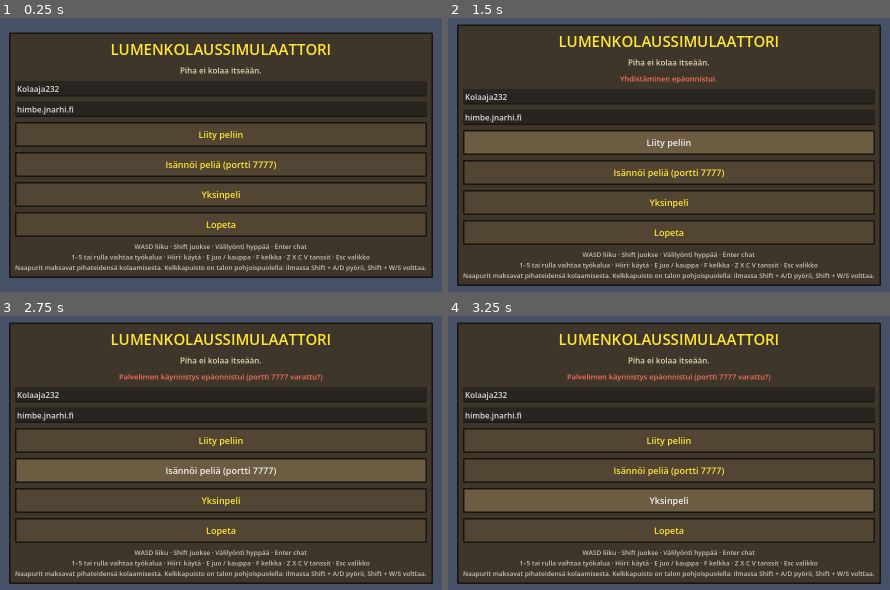
Above: before the commit, frames 1-4 (two rows, left to right).
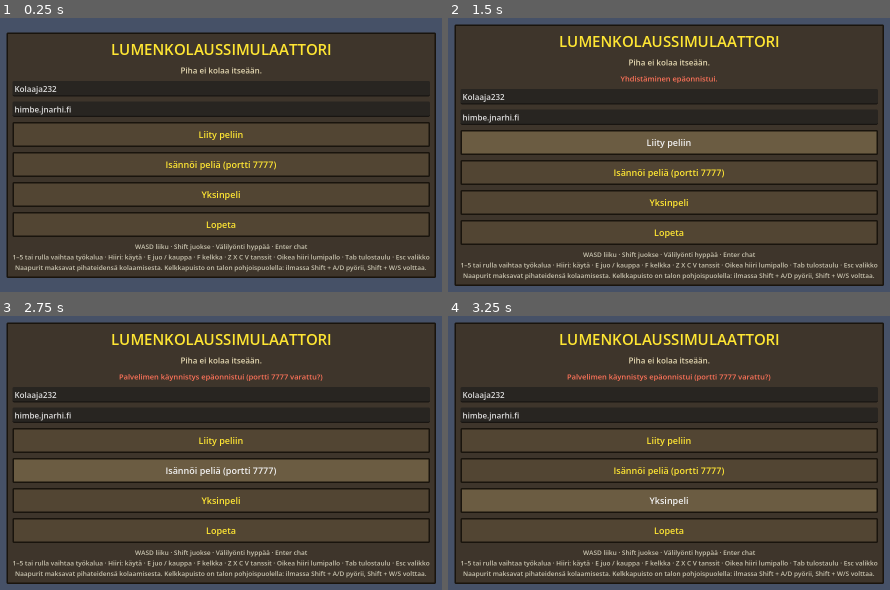
Above: after the commit, the same moments.

Repository: Naarhi/lumenkolaussimulaattori
Game: Godot game, scene res://scenes/main.tscn
The game is run twice, just before and just after one commit, with the same random seed, the same clock (stepped at 60 frames per second) and the same inputs.
Inputs:
- Up to frame 1 (0.25 s): no input
- Up to frame 2 (1.5 s): click "Liity peliin" at 0.5 s; click "Liity peliin" at 1.25 s
- Up to frame 3 (2.75 s): click "Isännöi peliä (portti 7777)" at 2 s
- Up to frame 4 (3.25 s): click "Yksinpeli" at 2.75 s

The runs differ from the first frame. In frame 1, 5.0% of the frame differs, in the area x 1-99%, y 5-95%; in frame 2, 5.4%, in the area x 1-99%, y 2-98%; in frame 3, 5.1%; in frame 4, 5.1%.

Commit message:
Lumipallosota ja kylän tulostaulu
Oikea hiiri heittää lumipallon; palvelin laskee osumat, osuma valkaisee ruudun ja tönäisee.
Tab näyttää paikalla olevat kolaajat, tasot, kelkkaennätykset ja tarinan vaiheet.

Co-Authored-By: Claude Opus 5.5 (1M context) <noreply@anthropic.com>
Claude-Session: https://claude.ai/code/session_01VpyirFkfgfmF8FF5pAepcW

Diff:
--- a/scripts/hud.gd
+++ b/scripts/hud.gd
@@ -30,6 +30,8 @@
 var _carry_label: Label
 var _popup: Label
 var _quest_title: Label
+var _scores: PanelContainer
+var _scores_grid: GridContainer
 var _quest_task: Label
 var _tool_labels: Array[Label] = []
 var _hint: Label
@@ -141,7 +143,7 @@
 	box.add_child(_button("Yksinpeli", func(): _main().start_singleplayer()))
 	box.add_child(_button("Lopeta", func(): get_tree().quit()))
 
-	var help := _label("WASD liiku · Shift juokse · Välilyönti  …(75 unchanged characters)… / kauppa · F kelkka · Z X C V tanssit · Esc valikko\nNaapurit maksavat pihateide …(134 unchanged characters)…
+	var help := _label("WASD liiku · Shift juokse · Välilyönti  …(75 unchanged characters)… / kauppa · F kelkka · Z X C V tanssit · Oikea hiiri lumipallo · Tab tulostaulu · Esc valikko\nNaapurit maksavat pihateide …(134 unchanged characters)…
 	help.horizontal_alignment = HORIZONTAL_ALIGNMENT_CENTER
 	box.add_child(help)
 
@@ -385,6 +387,14 @@
 
 
 func _input(event: InputEvent) -> void:
+	# Tab pohjassa näyttää kylän tulostaulun.
+	if _game.visible and event is InputEventKey and event.physical_keycode == KEY_TAB and not event.echo and not typing:
+		if event.pressed:
+			_main().request_scores()
+		elif _scores:
+			_scores.visible = false
+		get_viewport().set_input_as_handled()
+		return
 	if not _game.visible or not (event is InputEventKey) or not event.pressed or event.echo:
 		return
 	if not typing and not paused and shop < 0 and event.physical_keycode in [KEY_ENTER, KEY_KP_ENTER, KEY_T]:
@@ -560,6 +570,49 @@
 	_chat_input.visible = false
 
 
+## Tulostaulun rivit: [nimi, taso, kelkkaennätys, tarinan vaihe, vaiheita].
+func show_scores(rows: Array) -> void:
+	if _scores == null:
+		_scores = PanelContainer.new()
+		_scores.add_theme_stylebox_override("panel", _osrs_box())
+		_scores.set_anchors_preset(Control.PRESET_CENTER_TOP)
+		_scores.grow_horizontal = Control.GROW_DIRECTION_BOTH
+		_scores.position.y = 120
+		_scores.mouse_filter = Control.MOUSE_FILTER_IGNORE
+		_game.add_child(_scores)
+		var box := VBoxContainer.new()
+		_scores.add_child(box)
+		var title := _label("Kylän tulostaulu", 24, OSRS_YELLOW)
+		title.horizontal_alignment = HORIZONTAL_ALIGNMENT_CENTER
+		box.add_child(title)
+		_scores_grid = GridContainer.new()
+		_scores_grid.columns = 4
+		_scores_grid.add_theme_constant_override("h_separation", 28)
+		box.add_child(_scores_grid)
+	for child in _scores_grid.get_children():
+		child.queue_free()
+	for h in ["Kolaaja", "Kolaus-taso", "Kelkkaennätys", "Tarina"]:
+		_scores_grid.add_child(_label(h, 16, Color(0.75, 0.75, 0.7)))
+	for r in rows:
+		_scores_grid.add_child(_label(str(r[0]), 17, Color.WHITE))
+		_scores_grid.add_child(_label(str(r[1]), 17, OSRS_YELLOW))
+		_scores_grid.add_child(_label("%d p" % r[2] if r[2] > 0 else "-", 17, Color(0.6, 0.85, 1.0)))
+		_scores_grid.add_child(_label("%d/%d" % [r[3], r[4]], 17, Color(0.6, 1.0, 0.5)))
+	_scores.visible = true
+
+
+## Lumipallo osui: ruutu valkenee hetkeksi.
+func splat() -> void:
+	var s := ColorRect.new()
+	s.color = Color(0.97, 0.98, 1.0, 0.85)
+	s.set_anchors_preset(Control.PRESET_FULL_RECT)
+	s.mouse_filter = Control.MOUSE_FILTER_IGNORE
+	_game.add_child(s)
+	var tween := create_tween()
+	tween.tween_property(s, "color:a", 0.0, 1.2)
+	tween.tween_callback(s.queue_free)
+
+
 func set_quest(title: String, task: String) -> void:
 	_quest_title.text = "Tehtävä: " + title
 	_quest_task.text = task
--- a/scripts/main.gd
+++ b/scripts/main.gd
@@ -10,6 +10,7 @@
 const WorkersScript := preload("res://scripts/workers.gd")
 const Kelkkapuisto := preload("res://scripts/kelkkapuisto.gd")
 const StoryScript := preload("res://scripts/story.gd")
+const SnowballsScript := preload("res://scripts/snowballs.gd")
 const Kylalaiset := preload("res://scripts/kylalaiset.gd")
 
 const SHOVEL_REACH := 1.1
@@ -42,6 +43,7 @@
 var neighbours
 var workers
 var story
+var snowballs
 ## Asiakas: oman tarinan vaihe.
 var story_step := 0
 ## Asiakas: omat palkatut duunarit (ITEMS-tunnisteet).
@@ -81,6 +83,7 @@
 var _stunt_at := {}
 ## Asiakas: viimeisin oma temppu (autotesti).
 var last_stunt := ""
+var last_scores := []
 var _regen_timer := 0.0
 
 # Testiajo
@@ -104,6 +107,9 @@
 	story = StoryScript.new()
 	story.name = "Tarina"
 	add_child(story)
+	snowballs = SnowballsScript.new()
+	snowballs.name = "Lumipallot"
+	add_child(snowballs)
 	if not dedicated:
 		scenery = Pihapiiri.build(self, snow)
 		add_child(Kylalaiset.new())
@@ -420,6 +426,31 @@
 	hired = items
 	if not dedicated and hud.shop >= 0:
 		hud._fill_shop()
+
+
+func request_scores() -> void:
+	srv_scores.rpc_id(1)
+
+
+@rpc("any_peer", "call_local", "reliable")
+func srv_scores() -> void:
+	if not multiplayer.is_server():
+		return
+	var sender := multiplayer.get_remote_sender_id()
+	if sender == 0:
+		sender = multiplayer.get_unique_id()
+	var rows := []
+	for peer in _names:
+		rows.append([_names[peer], Skills.level_for_xp(_xp.get(peer, 0)), _stunt_best.get(peer, 0), story.step_of(peer), StoryScript.STEPS.size()])
+	rows.sort_custom(func(a, b): return a[1] > b[1] or (a[1] == b[1] and a[2] > b[2]))
+	_cl_scores.rpc_id(sender, rows)
+
+
+@rpc("authority", "call_local", "reliable")
+func _cl_scores(rows: Array) -> void:
+	last_scores = rows
+	if not dedicated:
+		hud.show_scores(rows)
 
 
 func story_changed(peer: int) -> void:
@@ -941,6 +972,9 @@
 	var dance_ok := true
 	if Net.cli.has("tanssi"):
 		dance_ok = await _autotest_dance(me)
+	var snowball_ok := true
+	if Net.cli.has("lumipallo") and multiplayer.is_server():
+		snowball_ok = await _autotest_snowball(me)
 	var story_ok := true
 	if Net.cli.has("tarina") and multiplayer.is_server():
 		story_ok = await _autotest_story()
@@ -973,6 +1007,8 @@
 			me.start_emote(int(Net.cli["emote"]))
 		if Net.cli.has("ride") and not me.riding:
 			me.toggle_riding()
+		if Net.cli.has("tulostaulu"):
+			request_scores()
 		if Net.cli.has("pause"):
 			hud._open_pause()
 		if Net.cli.has("event") and multiplayer.is_server():
@@ -988,7 +1024,7 @@
 		image.save_png(Net.cli["screenshot"])
 		print("AUTOTEST kuvakaappaus " + Net.cli["screenshot"])
 	me.force_active = false
-	var ok: bool = jallu_ok and economy_ok and sled_ok and moose_ok and dance_ok and truck_ok and workers_ok and stunt_ok and story_ok and depth_after < depth_before and (hud.xp > 0 or tool == Tools.SUOLA)
+	var ok: bool = jallu_ok and economy_ok and sled_ok and moose_ok and dance_ok and truck_ok and workers_ok and stunt_ok and story_ok and snowball_ok and depth_after < depth_before and (hud.xp > 0 or tool == Tools.SUOLA)
 	print("AUTOTEST " + ("OK" if ok else "FAIL"))
 	get_tree().quit(0 if ok else 1)
 
@@ -1059,6 +1095,36 @@
 	return hired_ok and moved > 0 and piled > 0 and wage_ok and fired
 
 
+## Heitä lumipallo nuken päälle ja katso, että palvelin laskee osuman.
+func _autotest_snowball(me) -> bool:
+	me.global_position = Vector3(0, 0.05, 0)
+	me.rotation.y = 0.0
+	me.head.rotation.x = 0.0
+	var dummy := Node3D.new()
+	dummy.name = "424242"
+	add_child(dummy)
+	snowballs.test_targets = [dummy]
+	dummy.global_position = Vector3(0, 0.05, -6.0)
+	await get_tree().create_timer(0.2).timeout
+	snowballs.throw(me.camera)
+	await get_tree().create_timer(1.0).timeout
+	var hit: bool = snowballs.last_hit == [multiplayer.get_unique_id(), 424242]
+	# Toinen heitto ohi nuken: osumaa ei tule ja pallo putoaa maahan.
+	snowballs.last_hit = []
+	me.rotation.y = PI * 0.5
+	await get_tree().create_timer(0.6).timeout
+	snowballs.throw(me.camera)
+	await get_tree().create_timer(3.5).timeout
+	var miss: bool = snowballs.last_hit.is_empty() and snowballs._balls.is_empty()
+	snowballs.test_targets = []
+	dummy.queue_free()
+	request_scores()
+	await get_tree().create_timer(0.3).timeout
+	var scores: bool = last_scores.size() == 1 and last_scores[0][0] == _names[multiplayer.get_unique_id()]
+	print("AUTOTEST Lumipallo: osui %s, ohi meni siististi %s, tulostaulu %s" % [hit, miss, scores])
+	return hit and miss and scores
+
+
 func _story_rewards(from_step: int, to_step: int) -> int:
 	var total := 0
 	for i in range(from_step, to_step):
--- a/scripts/net.gd
+++ b/scripts/net.gd
@@ -64,6 +64,11 @@
 		var click := InputEventMouseButton.new()
 		click.button_index = MOUSE_BUTTON_LEFT
 		InputMap.action_add_event("kolaa", click)
+	if not InputMap.has_action("heita"):
+		InputMap.add_action("heita")
+		var right := InputEventMouseButton.new()
+		right.button_index = MOUSE_BUTTON_RIGHT
+		InputMap.action_add_event("heita", right)
 
 
 func _add_keys(action: String, keys: Array) -> void:
--- a/scripts/player.gd
+++ b/scripts/player.gd
@@ -309,6 +309,8 @@
 			Input.mouse_mode = Input.MOUSE_MODE_CAPTURED
 		elif tool == Tools.LAPIO and not riding:
 			request_shovel()
+	elif event.is_action_pressed("heita") and Input.mouse_mode == Input.MOUSE_MODE_CAPTURED:
+		_main().snowballs.throw(camera)
 	elif event is InputEventKey and event.pressed and not event.echo and event.physical_keycode == KEY_E:
 		interact()
 	elif event is InputEventKey and event.pressed and not event.echo and event.physical_keycode == KEY_F:
--- /dev/null
+++ b/scripts/snowballs.gd
@@ -0,0 +1,161 @@
+extends Node
+## Lumipallosota: oikea hiiren nappi heittää lumipallon. Palvelin lennättää pallot ja päättää osumista,
+## asiakkaat piirtävät saman lentoradan itse.
+
+const Kelkkapuisto := preload("res://scripts/kelkkapuisto.gd")
+
+const THROW_SPEED := 17.0
+const GRAVITY := 9.8
+const HIT_RADIUS := 0.55
+const LIFETIME := 3.0
+const COOLDOWN := 0.45
+
+## Palvelin: {id: {"from", "pos", "vel", "age"}}. Asiakkaat: {id: {"node", "vel", "age"}}.
+var _balls := {}
+var _visuals := {}
+var _next_id := 1
+var _last_throw := {}
+var _cooldown := 0.0
+## Palvelin: viimeisin osuma [heittäjä, kohde] (autotesti).
+var last_hit := []
+## Autotestin maalitaulut (Node3D, nimenä tunniste) pelaajien lisäksi.
+var test_targets := []
+
+
+## Asiakas: heitä pallo katseen suuntaan.
+func throw(camera: Camera3D) -> void:
+	if _cooldown > 0.0:
+		return
+	_cooldown = COOLDOWN
+	var dir := -camera.global_transform.basis.z
+	srv_throw.rpc_id(1, camera.global_position + dir * 0.5, dir)
+
+
+@rpc("any_peer", "call_local", "reliable")
+func srv_throw(origin: Vector3, dir: Vector3) -> void:
+	if not multiplayer.is_server():
+		return
+	var sender := multiplayer.get_remote_sender_id()
+	if sender == 0:
+		sender = multiplayer.get_unique_id()
+	var player = get_parent().players.get_node_or_null(str(sender))
+	var now := Time.get_ticks_msec() / 1000.0
+	if player == null or origin.distance_to(player.global_position) > 3.0 or now - _last_throw.get(sender, -10.0) < COOLDOWN * 0.8:
+		return
+	_last_throw[sender] = now
+	var vel := dir.normalized() * THROW_SPEED + Vector3(0, 2.0, 0)
+	var id := _next_id
+	_next_id += 1
+	_balls[id] = {"from": sender, "pos": origin, "vel": vel, "age": 0.0}
+	_cl_ball.rpc(id, origin, vel)
+
+
+func _physics_process(delta: float) -> void:
+	_cooldown = maxf(_cooldown - delta, 0.0)
+	if multiplayer.has_multiplayer_peer() and multiplayer.is_server():
+		_simulate(delta)
+	for id in _visuals.keys():
+		var v: Dictionary = _visuals[id]
+		v["vel"].y -= GRAVITY * delta
+		v["node"].position += v["vel"] * delta
+		v["age"] += delta
+		var at: Vector3 = v["node"].position
+		if v["age"] > LIFETIME or at.y < Kelkkapuisto.height(at.x, at.z):
+			_remove_visual(id)
+
+
+func _simulate(delta: float) -> void:
+	var main = get_parent()
+	for id in _balls.keys():
+		var b: Dictionary = _balls[id]
+		b["vel"].y -= GRAVITY * delta
+		b["pos"] += b["vel"] * delta
+		b["age"] += delta
+		var target := -1
+		for player in main.players.get_children() + test_targets:
+			var peer := int(String(player.name))
+			if peer == b["from"]:
+				continue
+			# Pelaajan keskikohta: vartalo ulottuu jalkojen yläpuolelta pään korkeudelle.
+			var p: Vector3 = player.global_position
+			var closest := Vector3(p.x, clampf(b["pos"].y, p.y + 0.3, p.y + 1.7), p.z)
+			if closest.distance_to(b["pos"]) < HIT_RADIUS:
+				target = peer
+				break
+		if target >= 0:
+			_balls.erase(id)
+			_cl_pop.rpc(id, b["pos"])
+			last_hit = [b["from"], target]
+			var push: Vector3 = b["vel"] * Vector3(1, 0, 1)
+			if target == multiplayer.get_unique_id() or target in multiplayer.get_peers():
+				_cl_splat.rpc_id(target, push.normalized() * 0.35, main.display_name_for(b["from"])[0])
+		elif b["age"] > LIFETIME or b["pos"].y < maxf(main.depth_at(b["pos"]) / 100.0, Kelkkapuisto.height(b["pos"].x, b["pos"].z)):
+			_balls.erase(id)
+			_cl_pop.rpc(id, b["pos"])
+
+
+@rpc("authority", "call_local", "reliable")
+func _cl_ball(id: int, origin: Vector3, vel: Vector3) -> void:
+	if DisplayServer.get_name() == "headless":
+		return
+	var mi := MeshInstance3D.new()
+	var sphere := SphereMesh.new()
+	sphere.radius = 0.11
+	sphere.height = 0.22
+	sphere.radial_segments = 10
+	sphere.rings = 6
+	mi.mesh = sphere
+	var mat := StandardMaterial3D.new()
+	mat.albedo_color = Color(0.97, 0.98, 1.0)
+	mat.roughness = 0.9
+	mi.material_override = mat
+	get_parent().add_child(mi)
+	mi.position = origin
+	_visuals[id] = {"node": mi, "vel": vel, "age": 0.0}
+
+
+@rpc("authority", "call_local", "reliable")
+func _cl_pop(id: int, at: Vector3) -> void:
+	_remove_visual(id)
+	if DisplayServer.get_name() == "headless":
+		return
+	# Pieni lumipöllähdys osumakohtaan.
+	var puff := CPUParticles3D.new()
+	puff.one_shot = true
+	puff.amount = 14
+	puff.lifetime = 0.6
+	puff.explosiveness = 1.0
+	puff.direction = Vector3.UP
+	puff.spread = 70.0
+	puff.initial_velocity_min = 1.0
+	puff.initial_velocity_max = 2.5
+	puff.gravity = Vector3(0, -6, 0)
+	var mesh := SphereMesh.new()
+	mesh.radius = 0.04
+	mesh.height = 0.08
+	puff.mesh = mesh
+	var mat := StandardMaterial3D.new()
+	mat.albedo_color = Color.WHITE
+	puff.material_override = mat
+	get_parent().add_child(puff)
+	puff.global_position = at
+	puff.emitting = true
+	get_tree().create_timer(1.0).timeout.connect(puff.queue_free)
+
+
+@rpc("authority", "call_local", "reliable")
+func _cl_splat(push: Vector3, thrower: String) -> void:
+	var main = get_parent()
+	if main.dedicated:
+		return
+	main.hud.splat()
+	main.hud.chat("%s osui sinuun lumipallolla!" % thrower, Color(0.8, 0.9, 1.0))
+	var me = main.local_player()
+	if me and not me.riding:
+		me.knockback(push * 9.0 + Vector3(0, 1.5, 0))
+
+
+func _remove_visual(id: int) -> void:
+	if _visuals.has(id):
+		_visuals[id]["node"].queue_free()
+		_visuals.erase(id)
Not shown, added: scripts/snowballs.gd.uid
Not shown, changed: tests/multiplayer_test.sh
